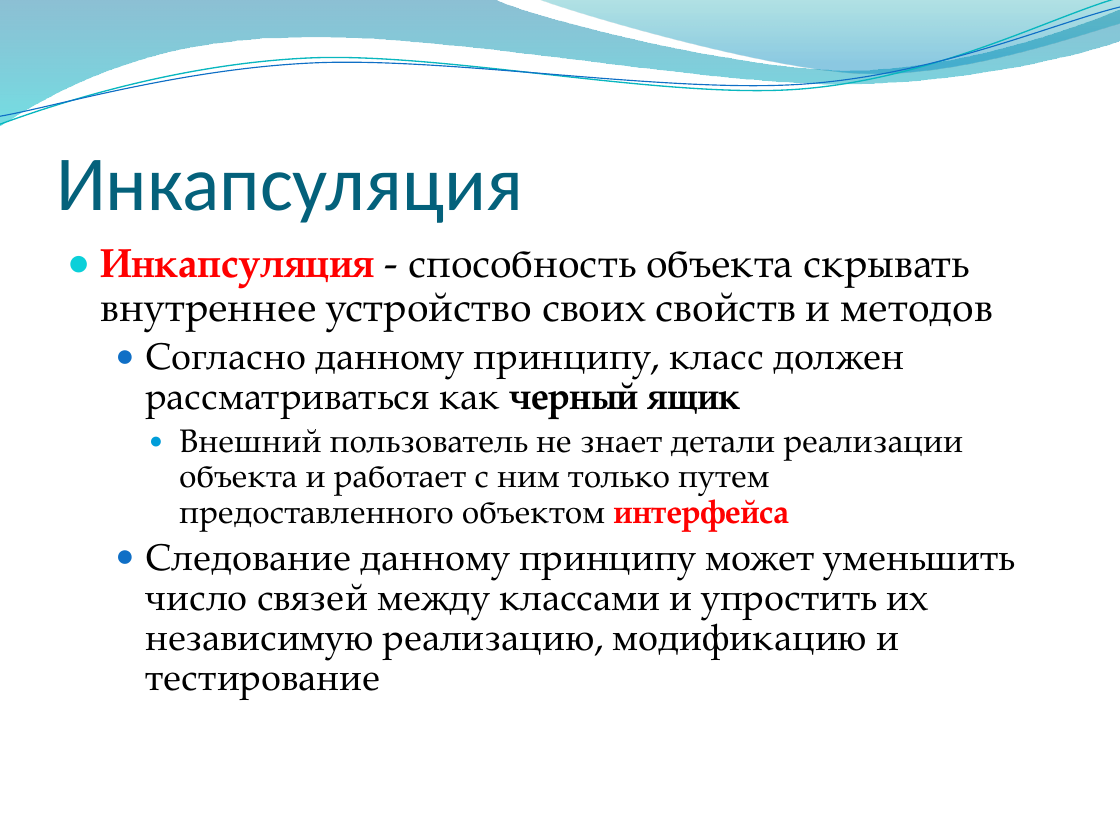
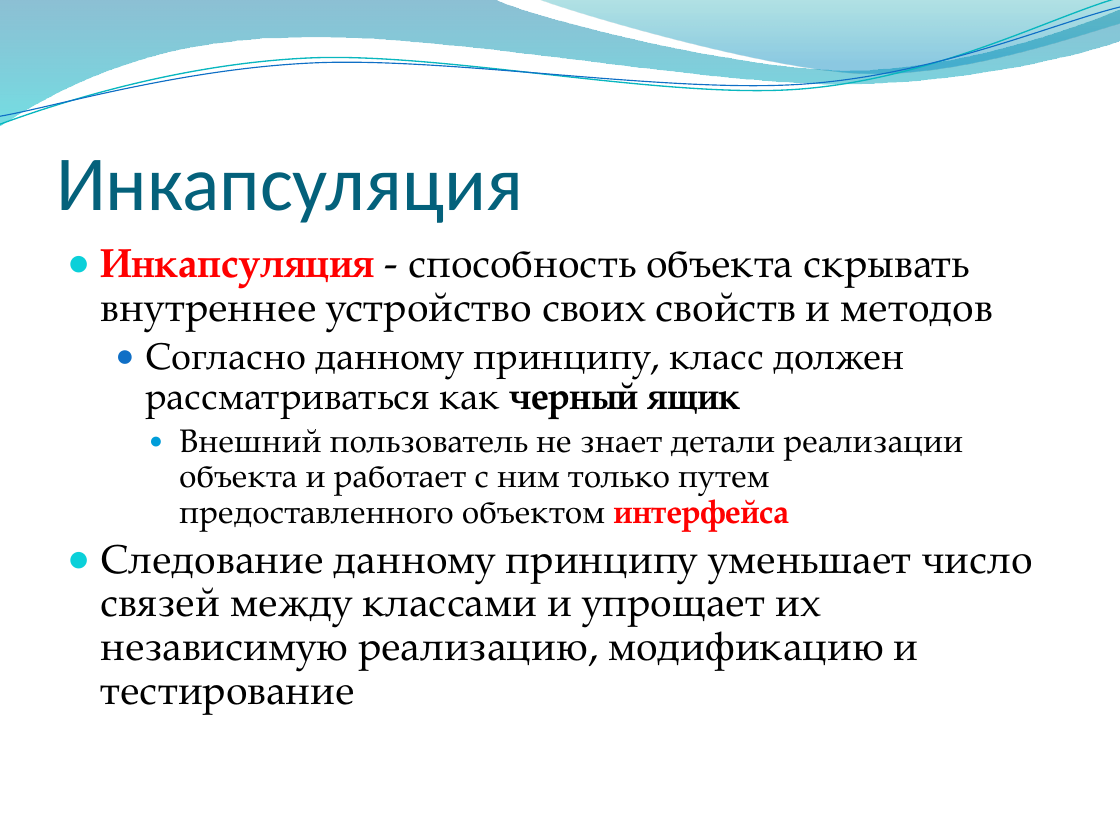
Before and after one commit to alexey-malov/oop, a slide deck: slide 16 of lectures/02/Основы ООП.pptx. Drawn at 1120x840 pixels with LibreOffice and Linux fonts; fonts in the diff are those of the drawing; background and template pictures are left out. Boxes give left, top, right and bottom in pixels: in the first picture for what was removed or moved away, otherwise in the second. Text is boxed around its words. In the diff, an @@ line names an element or a change of style, - is before the commit and + after.

```diff
--- a/lectures/02/Основы ООП.pptx
+++ b/lectures/02/Основы ООП.pptx
@@ text at [101, 544, 1033, 714]: text changed; size 24 to 26 pt @@
-  ● Следование данному принципу может уменьшить число связей между классами и упростить их независимую реализацию, модификацию и тестирование
+● Следование данному принципу уменьшает число связей между классами и упрощает их независимую реализацию, модификацию и тестирование
```
Also in this commit, not shown: 4 other slides changed, 1 slide removed.
